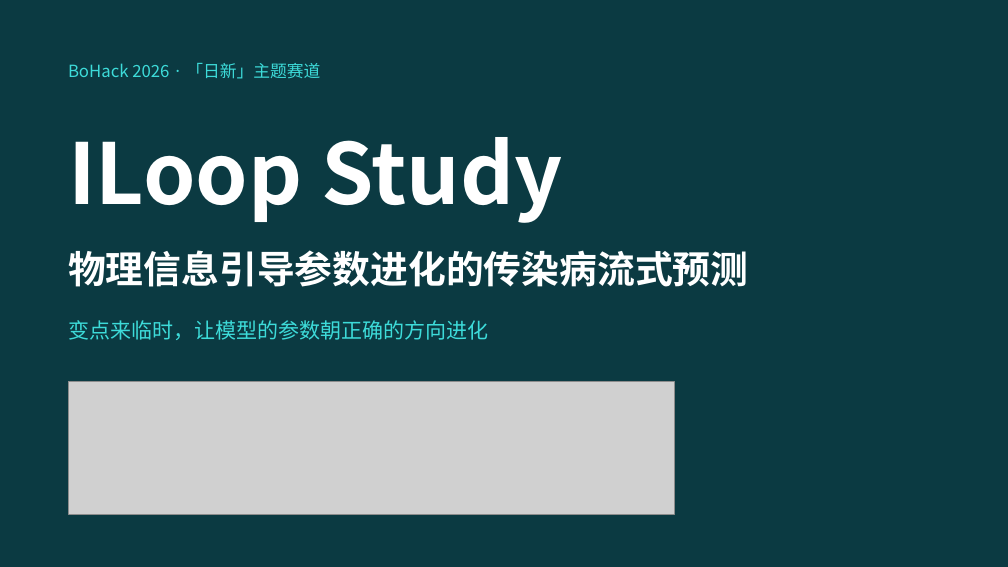
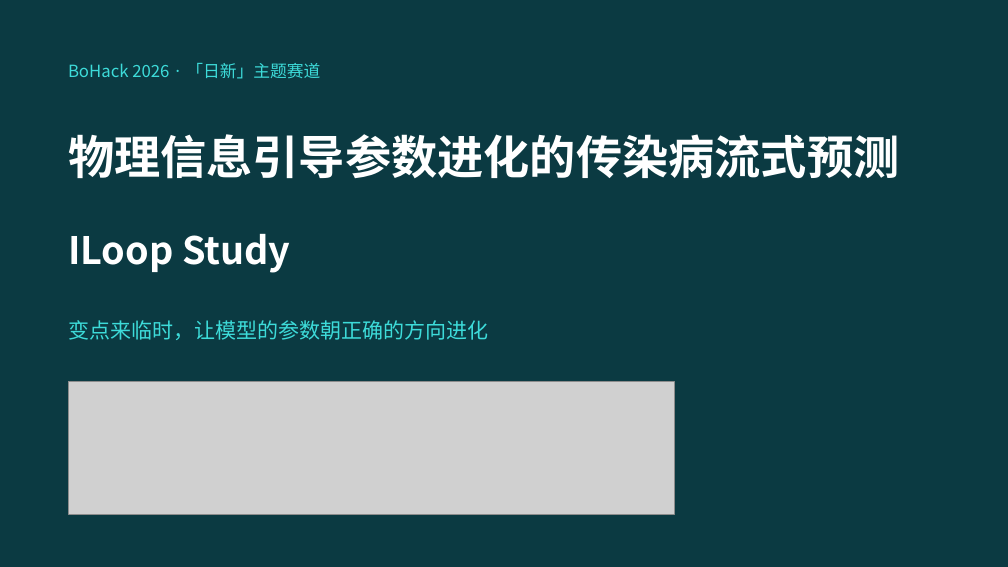
Before and after one commit to joey08121112-web/ILoop-Study, a slide deck: slide 1 of 路演材料/日新_路演.pptx. Drawn at 1008x567 pixels with LibreOffice and Linux fonts; fonts in the diff are those of the drawing; grey boxes stand for pictures. Boxes give left, top, right and bottom in pixels: in the first picture for what was removed or moved away, otherwise in the second. Text is boxed around its words. In the diff, an @@ line names an element or a change of style, - is before the commit and + after.

Commit message:
PPT 封面：主张大字在上，项目名 ILoop Study 缩小置于其下

```diff
--- a/路演材料/日新_路演.pptx
+++ b/路演材料/日新_路演.pptx
@@ text "物理信息引导参数进化的传染病流式预测": place and size @@
-text "物理信息引导参数进化的传染病流式预测" at (68, 250, 748, 287)
+text "物理信息引导参数进化的传染病流式预测" at (68, 134, 900, 179)
@@ text "物理信息引导参数进化的传染病流式预测" at (68, 134, 900, 179): size 36 to 44 pt @@
@@ text "ILoop Study": place and size @@
-text "ILoop Study" at (68, 137, 562, 223)
+text "ILoop Study" at (68, 233, 290, 273)
@@ text "ILoop Study" at (68, 233, 290, 273): size 80 to 36 pt @@
```
Also in this commit, not shown: 1 other file.
